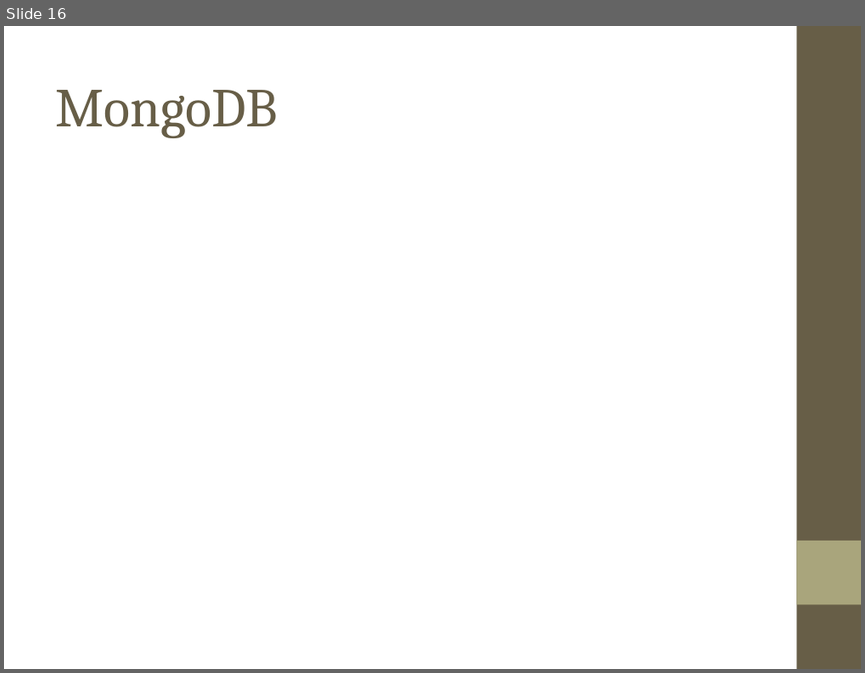
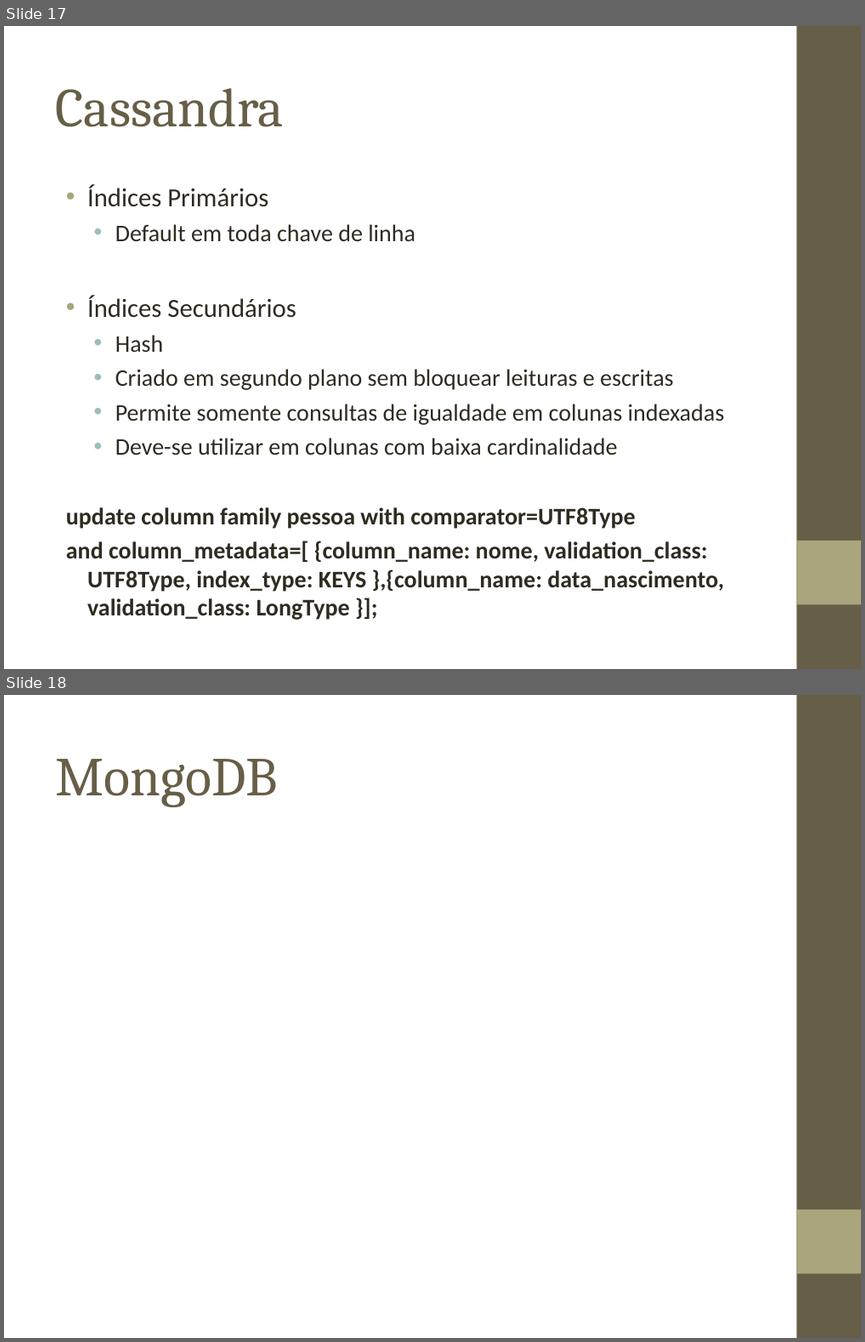
Before and after one commit to biacpaixao/Projeto_Final, a slide deck: apresentacao_projeto_final.ppt. Shown one above the other, each under a label of ours: slide 16 before the commit, slides 17 and 18 after it. The pictures are 865x673 and 865x1342 pixels, drawn with LibreOffice and Linux fonts; fonts in the diff are those of the drawing; background and template pictures are left out. Boxes give left, top, right and bottom in pixels: in the first picture for what was removed or moved away, otherwise in the second. Text is boxed around its words. In the diff, an @@ line names an element or a change of style, - is before the commit and + after.

Commit message:
apresentacao cassandra

```diff
--- a/apresentacao_projeto_final.ppt
+++ b/apresentacao_projeto_final.ppt
@@ slide 17 added at [4, 26, 861, 669], background picture (left out); not listed: 2 template elements that a slide beside it also shows @@
@@ title added at [55, 88, 283, 127], 46 pt, text #675E47 @@
+Cassandra
@@ text added at [66, 184, 725, 619], 20 pt, text #2F2B20 @@
+• Índices Primários
+  • Default em toda chave de linha
+• Índices Secundários
+  • Hash
+  • Criado em segundo plano sem bloquear leituras e escritas
+  • Permite somente consultas de igualdade em colunas indexadas
+  • Deve-se utilizar em colunas com baixa cardinalidade
+update column family pessoa with comparator=UTF8Type
+and column_metadata=[ {column_name: nome, validation_class: UTF8Type, index_type: KEYS },{column_name: data_nascimento, validation_class: LongType }];
@@ what was slide 16 is now slide 18 @@
```
Also in this commit, not shown: 3 slides changed, 1 other slide added.
